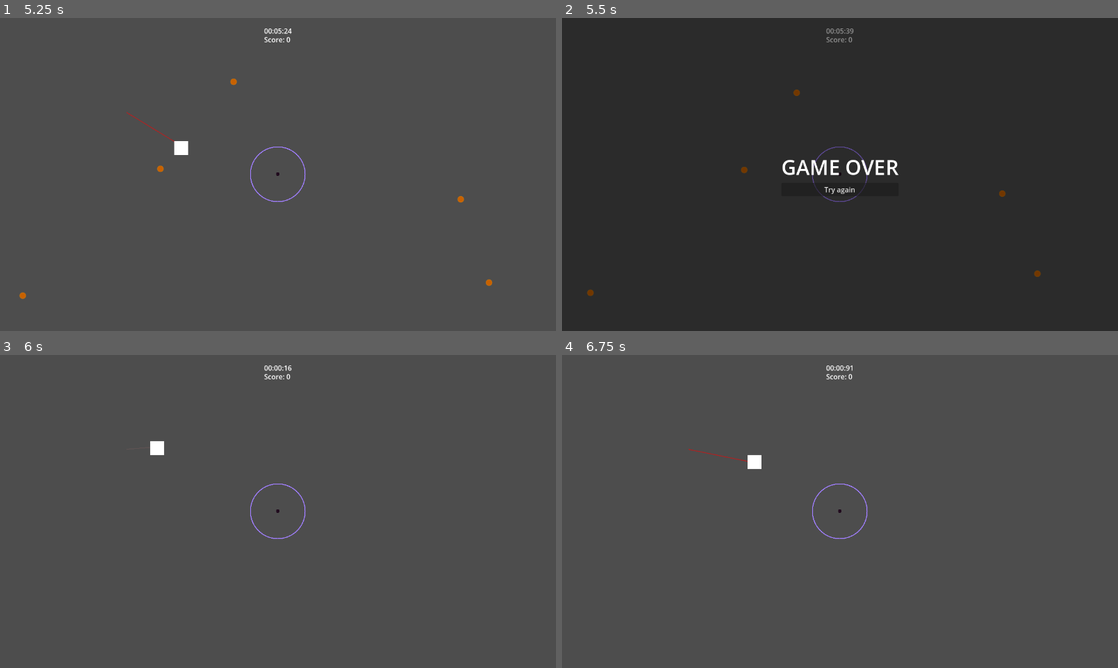
Above: before the commit, frames 1-4 (two rows, left to right).
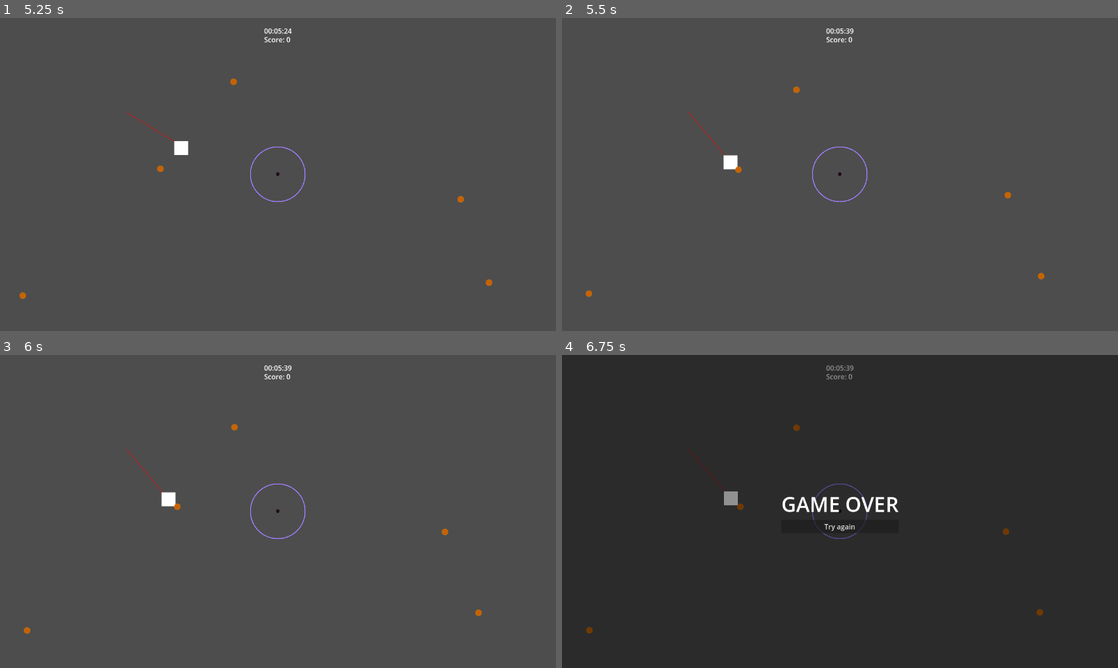
Above: after the commit, the same moments.

Repository: ArjanBroos/GMTK-2025
Game: Godot game, scene res://levels/main_level.tscn
Two runs of this game, one before a commit and one after it. Both use one fixed random seed, a clock stepped at 60 frames per second and the inputs below. Sound files missing from this copy of the repository are replaced by a short silence.
Inputs (mouse positions are in pixels of both pictures, inside the frame that each line leads up to):
- Up to frame 1 (5.25 s): move the mouse to (250, 237) at 0.52 s; tap Space at 0.77, 1.52, 3.02, 3.77, 4.52 s; move the mouse to (444, 221) at 1.27 s; tap Enter at 2 s; move the mouse to (111, 127) at 2.02 s; move the mouse to (305, 174) at 2.77 s; move the mouse to (194, 96) at 3.52 s; move the mouse to (400, 158) at 4.27 s; move the mouse to (166, 190) at 5.02 s
- Up to frame 2 (5.5 s): no input
- Up to frame 3 (6 s): click (278, 527) at 5.75 s, where only the run before the commit has a clickable "Try again"
- Up to frame 4 (6.75 s): move the mouse to (895, 442) at 6.52 s

Frame 1 is identical in both runs. In frame 2, 100% of the frame differs, in the area x 0-100%, y 0-100%; in frame 3, 0.4%; in frame 4, 100%.

Commit message:
Added slowdown on death and timeout before deathscreen is shown

Diff:
--- a/components/hurt_box.gd
+++ b/components/hurt_box.gd
@@ -15,7 +15,6 @@
 			health.take_damage(area.damage)
 
 func _on_area_exited(area: CollisionObject2D) -> void:
-	print("left area with name: " + area.name)
 	match area.name:
 		"NearMissBox":
 			Signalbus.nearmissSignal.emit()
--- a/gameManager/gameManager.tscn
+++ b/gameManager/gameManager.tscn
@@ -65,3 +65,5 @@
 
 [node name="GracePeriodTimer" type="Timer" parent="."]
 wait_time = 5.0
+
+[node name="DeathStopTimer" type="Timer" parent="."]
--- a/gameManager/game_manager.gd
+++ b/gameManager/game_manager.gd
@@ -7,6 +7,8 @@
 var player: Node2D
 var nrAsteroids: int
 var nearMissBonus: int = 1
+var deathStopTimeScale:float = 0.02
+var deathStopSeconds:float = 2
 @export var timeLabel: Label
 @export var scoreLabel: Label
 @export var game_over_hud: GameOverHud
@@ -17,17 +19,20 @@
 @onready var unsafe_label: Label = $GUI/unsafeLabel
 @onready var grace_period_timer: Timer = $GracePeriodTimer
 
+@onready var deathStopTimer: Timer = $DeathStopTimer
+
 # Called when the node enters the scene tree for the first time.
 func _ready() -> void:
 	# connect signal to update score
 	Signalbus.connect("increaseScore", updateScore)
-	Signalbus.connect("playerDied", _on_player_died)
+	Signalbus.connect("playerDied", deathStopToggle)
 	Signalbus.connect("spawnAsteroid", increaseAsteroidCount)
 	Signalbus.connect("outOfSafety", _unsafe_area_entered)
 	Signalbus.connect("backInSafety", _safe_area_entered)
 	Signalbus.connect("nearmissSignal", updateScore.bind(nearMissBonus))
 
-	grace_period_timer.timeout.connect(_on_player_died)
+	grace_period_timer.timeout.connect(deathStopToggle)
+	deathStopTimer.timeout.connect(_on_player_died)
 
 	game_over_hud.player_wants_to_try_again.connect(_on_player_wants_to_try_again)
 	print("starting scene")
@@ -35,6 +40,7 @@
 	startTimer()
 	_spawn_player()
 	nrAsteroids = 0
+	Engine.time_scale = 1
 
 # Function sets the player score to 0
 func resetScore() -> void:
@@ -79,12 +85,19 @@
 # 		Signalbus.increaseScore.emit(10)
 # 		print("finished emitting signal")
 
+func deathStopToggle() -> void:
+	Engine.time_scale = deathStopTimeScale
+	stopTimer()
+	grace_period_timer.stop()
+	deathStopTimer.start(deathStopSeconds*deathStopTimeScale)
+
 func _on_player_died() -> void:
-	stopTimer()
+	Engine.time_scale = 0
 	game_over_hud.visible = true
 	game_over = true
-	player.queue_free()
-	grace_period_timer.stop()
+	# TODO: not sure why the queue_free breaks the game in my implementation but it works without
+	#player.queue_free()
+
 
 func _on_player_wants_to_try_again() -> void:
 	game_over_hud.visible = false
--- a/soundManager/backgroundMusic/musicManager.gd
+++ b/soundManager/backgroundMusic/musicManager.gd
@@ -49,6 +49,6 @@
 			bgMusicPlayer.stream = stage2Music
 		3:
 			bgMusicPlayer.stream = stage3Music
-	print(bgMusicPlayer.stream.get_length())
+	#print(bgMusicPlayer.stream.get_length())
 	musicLengthTimer.start(bgMusicPlayer.stream.get_length())
 	bgMusicPlayer.play()
